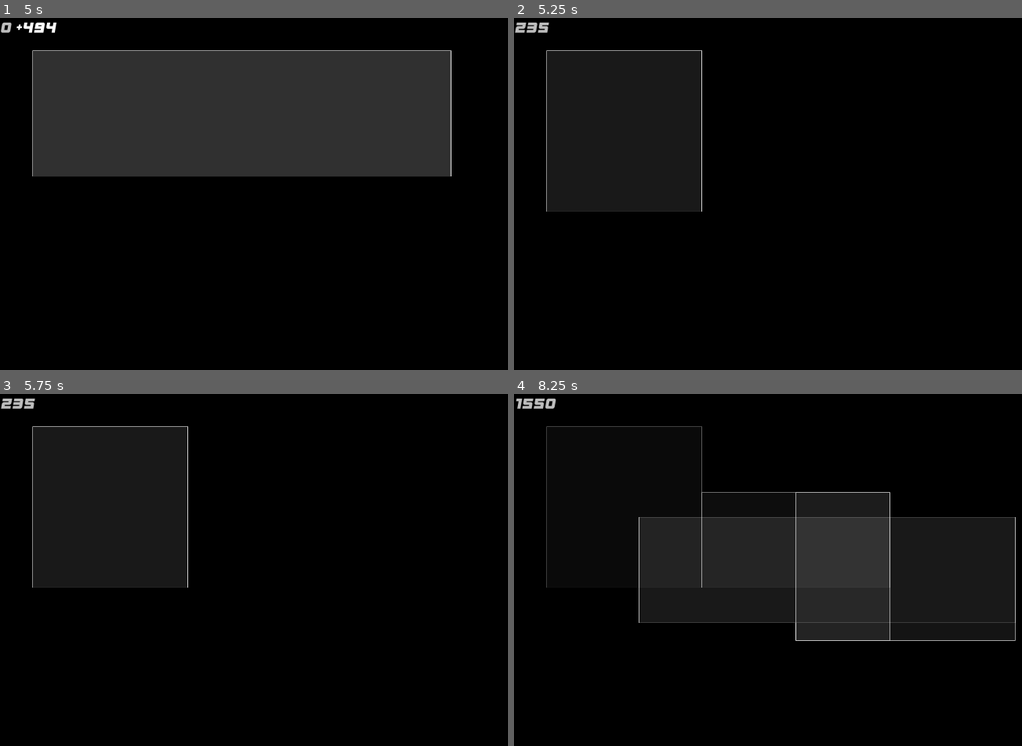
Above: before the commit, frames 1-4 (two rows, left to right).
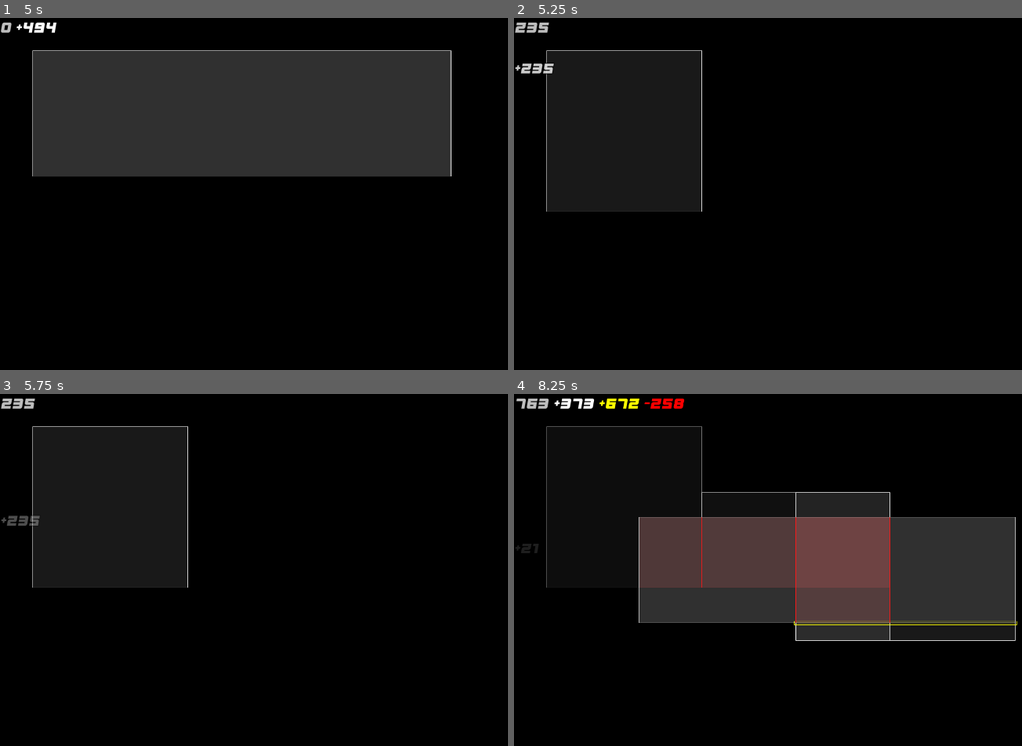
Above: after the commit, the same moments.

Repository: AlexeyBond/old-54-game
Game: Godot game, scene res://gameplay/00_intro1.tscn
Same seed, same stepped clock (60 frames per second), same inputs: the game is played once before the commit and once after it.
Inputs (mouse positions are in pixels of both pictures, inside the frame that each line leads up to):
- Up to frame 1 (5 s): move the mouse to (279, 264) at 0.52 s; press the mouse at (279, 264) at 0.53 s; move the mouse to (502, 246) at 1.27 s; release the mouse at (502, 246) at 1.28 s; click (502, 246) at 1.35 s; move the mouse to (127, 141) at 2.02 s; press the mouse at (127, 141) at 2.03 s; tap Enter at 2.75 s; move the mouse to (345, 194) at 2.77 s; release the mouse at (345, 194) at 2.78 s; click (345, 194) at 2.85 s; move the mouse to (218, 106) at 3.52 s; press the mouse at (218, 106) at 3.53 s; tap Space at 4.25 s; move the mouse to (452, 176) at 4.27 s; release the mouse at (452, 176) at 4.28 s; click (452, 176) at 4.35 s
- Up to frame 2 (5.25 s): tap Enter at 5 s; move the mouse to (701, 211) at 5.02 s; press the mouse at (701, 211) at 5.03 s
- Up to frame 3 (5.75 s): no input
- Up to frame 4 (8.25 s): move the mouse to (889, 492) at 5.77 s; release the mouse at (889, 492) at 5.78 s; click (889, 492) at 5.85 s; move the mouse to (793, 640) at 6.52 s; press the mouse at (793, 640) at 6.53 s; move the mouse to (1016, 622) at 7.27 s; release the mouse at (1016, 622) at 7.28 s; click (1016, 622) at 7.35 s; tap Space at 8 s; move the mouse to (641, 517) at 8.02 s; press the mouse at (641, 517) at 8.03 s

Frame 1 is identical in both runs. In frame 2, 0.2% of the frame differs, in the area x 0-8%, y 12-17%; in frame 3, 0.1%; in frame 4, 13%, in the area x 0-100%, y 1-71%.

Commit message:
delta indication

Diff:
--- a/game.gd
+++ b/game.gd
@@ -58,6 +58,22 @@
 
 signal gained(score: int, delta: int);
 
+func show_delta(delta: int):
+	var label: RichTextLabel = $CanvasLayer/delta_label.duplicate()
+	label.text = "%+d" % delta
+
+	if delta < 0:
+		label.text = "[color=red]%s[/color]" % label.text
+
+	label.visible = true
+	$CanvasLayer.add_child(label)
+
+	var tw: Tween = get_tree().create_tween()
+
+	tw.parallel().tween_property(label, 'position', Vector2(0, 500), 1.0)
+	tw.parallel().tween_property(label, 'modulate', Color(Color.WHITE, 0), 1.0)
+	tw.tween_callback(label.queue_free)
+
 func apply_effects(effects: Array[Arena.EffectRect]):
 	var total_effect: Arena.EffectRect = total_effect(effects)
 
@@ -68,6 +84,7 @@
 	score += delta
 	gained.emit(score, delta);
 	status_text.text = format_status([])
+	show_delta(delta)
 
 func update_current_effects(effects: Array[Arena.EffectRect]):
 	status_text.text = format_status(effects)
--- a/game.tscn
+++ b/game.tscn
@@ -27,5 +27,18 @@
 bbcode_enabled = true
 text = "100500 [color=white]+1000[/color] [color=yellow]+500[/color] [color=red]-100[/color]"
 
+[node name="delta_label" type="RichTextLabel" parent="CanvasLayer"]
+visible = false
+offset_top = 32.0
+offset_right = 602.0
+offset_bottom = 142.0
+theme = ExtResource("2_1yx3w")
+theme_override_colors/font_outline_color = Color(0, 0, 0, 1)
+theme_override_constants/shadow_outline_size = 10
+theme_override_constants/outline_size = 10
+theme_override_font_sizes/normal_font_size = 54
+bbcode_enabled = true
+text = "+100500"
+
 [node name="arena" type="Node2D" parent="."]
 script = ExtResource("3_3iew6")
